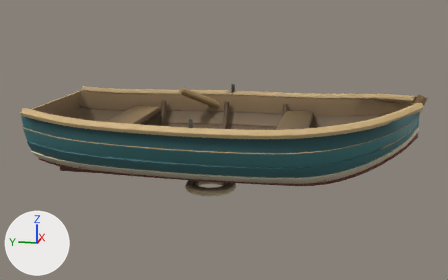
Before and after pictures for a commit that changed the glTF model dist/models/props/skiff.glb.
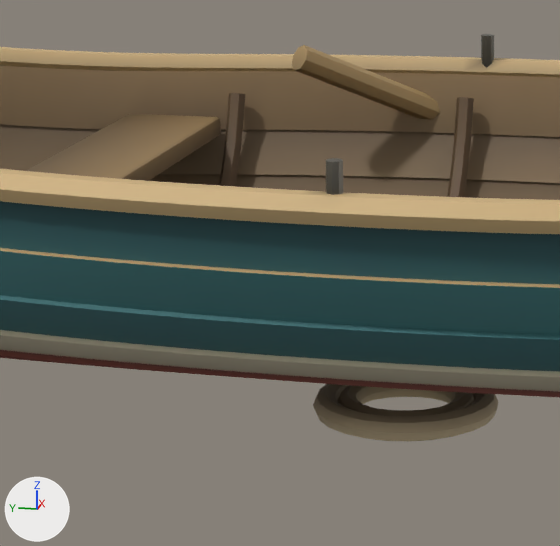
Each version appears first whole from a camera (50 mm lens) standing at (-5.79, -1.29, 1.92) and looking at (0.34, -0.07, 0.39), and next in a close-up on the part from 22% to 56% of the width and 27% to 80% of the height. Arrows for +X, +Y and +Z are at lower left; the lights stay in place. The older version's two pictures come first. Vertices at exactly the same position are counted once.

The first close-up shows 'skiff'.
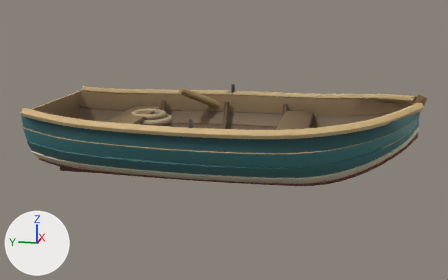
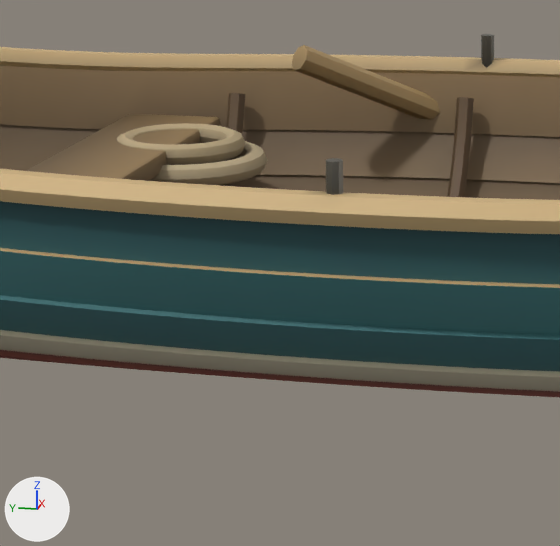
Location of each change, [x1, y1, x2, y2] in pixels of the close-ups (560 x 546 px; the box of a moved part takes in the faces that stretch with it):
'skiff', reshaped: before [0, 34, 560, 442]; after [0, 34, 560, 398]
part 1 of me_skiff, moved or reshaped: before [313, 384, 498, 442]; after [149, 141, 267, 186]
part 2 of me_skiff, moved or reshaped: before [337, 385, 474, 416]; after [117, 123, 246, 165]
part 3 of me_skiff, recoloured: before [313, 389, 498, 442]; after [152, 137, 267, 186]
part 4 of me_skiff, recoloured: before [337, 385, 497, 433]; after [117, 123, 264, 179]
part 5 of me_skiff, edited (looks the same): [78, 117, 560, 398] in both

Edits to the bpy script that builds the scene:
```text
Change me_skiff:
    used by ob_skiff; location = (0.0, 0.0, 0.0)
    remove me_skiff.from_pydata(...)  # 3282 vertices, 6412 faces; spans x -1.0..1.77, y -2.01..1.65, z -0.04..0.99
    add me_skiff.from_pydata(...)  # 3282 vertices, 6412 faces; spans x -1.0..1.77, y -2.01..1.65, z 0.07..0.99
    me_skiff part 1: the loose piece of 192 vertices spanning x -0.25..0.25, y -0.25..0.25, z -0.04..0.04 is moved by (0.43, 0.77, 0.56)
    me_skiff part 2: the loose piece of 192 vertices spanning x -0.19..0.19, y -0.19..0.19, z -0.03..0.03 is moved by (0.43, 0.77, 0.61)
    me_skiff part 3: 354 faces centred in x -0.25..0.74, y -0.25..0.25, z -0.03..0.34 are repainted in the vertex colours; the middle colour goes from beige #bbaa86 to brown #766a55
    me_skiff part 4: 239 faces centred in x -0.23..1.63, y -0.73..1.58, z 0.01..0.39 are repainted in the vertex colours; the middle colour goes from brown #80735a to beige #b19f7d
    me_skiff part 5: 258 faces centred in x -0.56..0.85, y -0.99..1.54, z 0.15..0.62 are repainted in the vertex colours; the middle colour goes from brown #603d2a to brown #60382a
```
